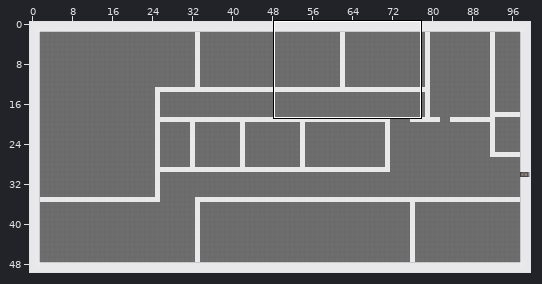
Tiled map (JSON): map/balticOffice.json. Above, an overview of the earlier version with the close-up marked.
Close-up. First the earlier version:
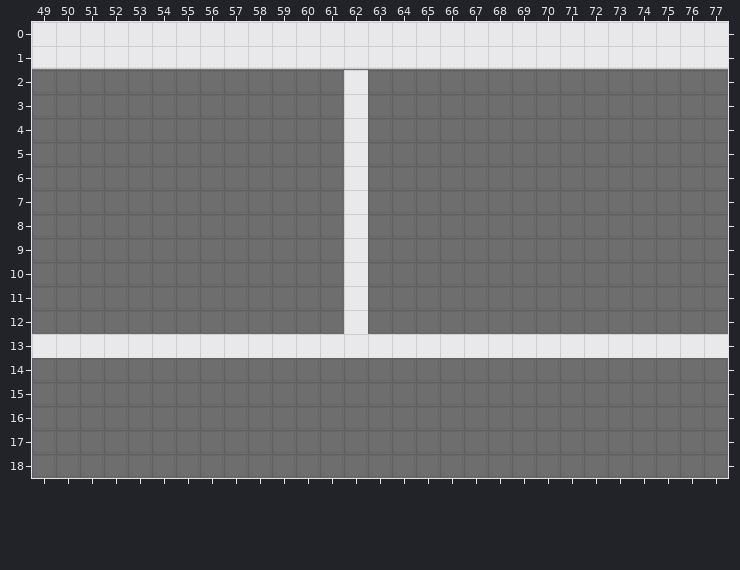
Cells are 32x32 px. Shown: x 49..77, y 0..18. The commit also changed other parts of the map, which this record leaves out.
Now the later version:
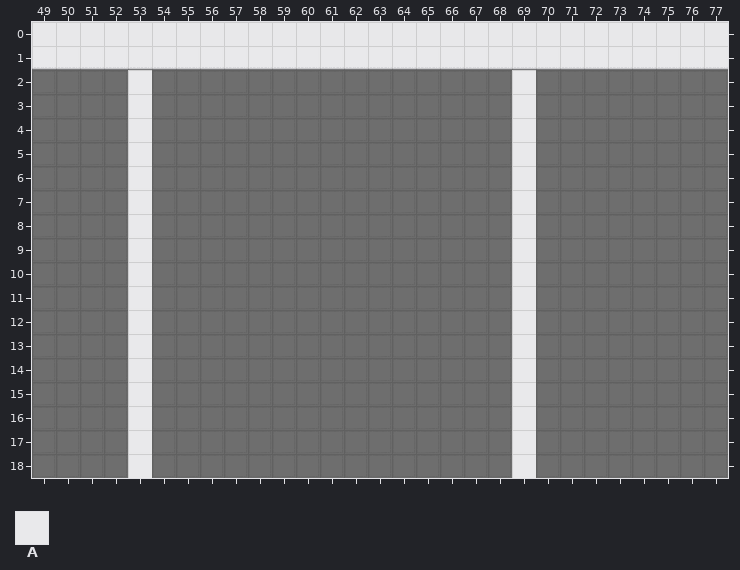
Key: from "cija_32x32_expansion for Pipoy": A 721.
_ is an empty cell, . an unchanged one.
Change:
--- layer "bottomWall"
@@ x 49..77 @@
- 2 ...._........A......_........
- 3 ...._........A......_........
- 4 ...._........A......_........
- 5 ...._........A......_........
- 6 ...._........A......_........
- 7 ...._........A......_........
- 8 ...._........A......_........
- 9 ...._........A......_........
-10 ...._........A......_........
-11 ...._........A......_........
-12 ...._........A......_........
-13 AAAA.AAAAAAAAAAAAAAA.AAAAAAAA
-14 ...._..............._........
-15 ...._..............._........
-16 ...._..............._........
-17 ...._..............._........
-18 ...._..............._........
+ 2 ....A........_......A........
+ 3 ....A........_......A........
+ 4 ....A........_......A........
+ 5 ....A........_......A........
+ 6 ....A........_......A........
+ 7 ....A........_......A........
+ 8 ....A........_......A........
+ 9 ....A........_......A........
+10 ....A........_......A........
+11 ....A........_......A........
+12 ....A........_......A........
+13 ____._______________.________
+14 ....A...............A........
+15 ....A...............A........
+16 ....A...............A........
+17 ....A...............A........
+18 ....A...............A........
